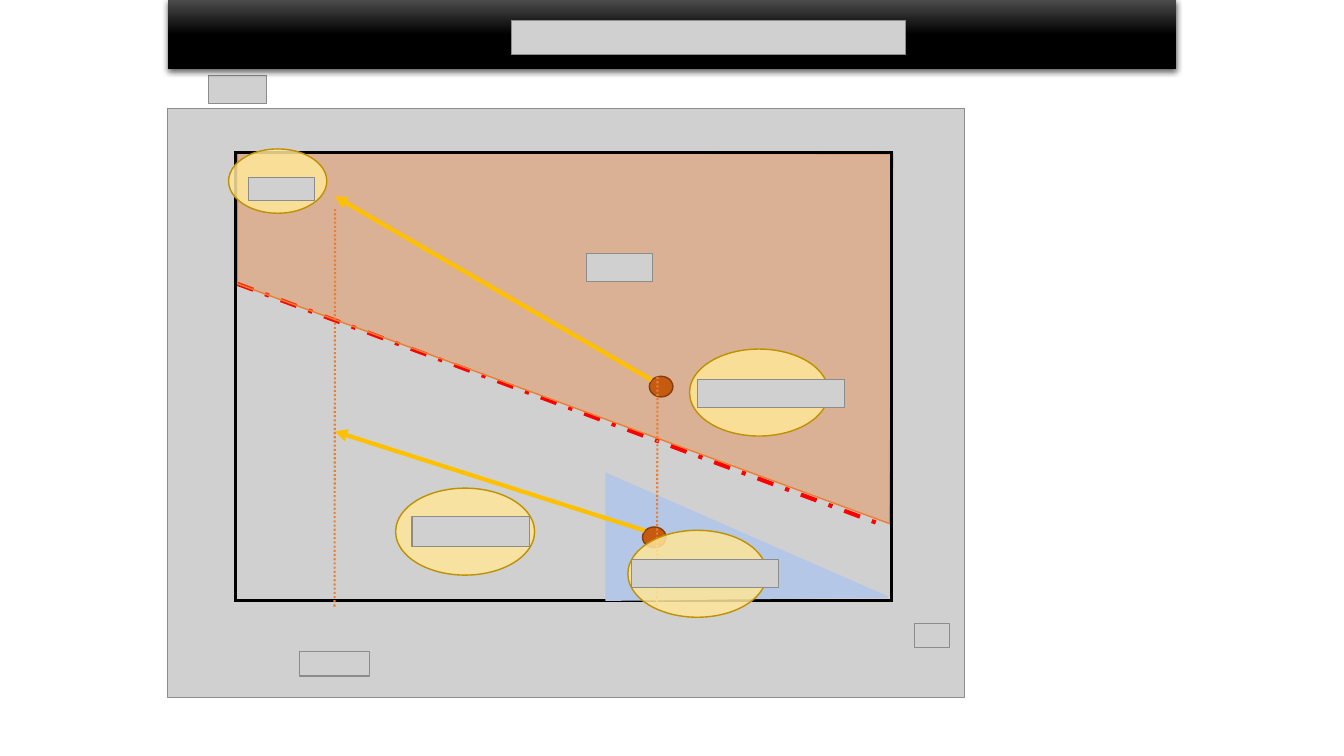
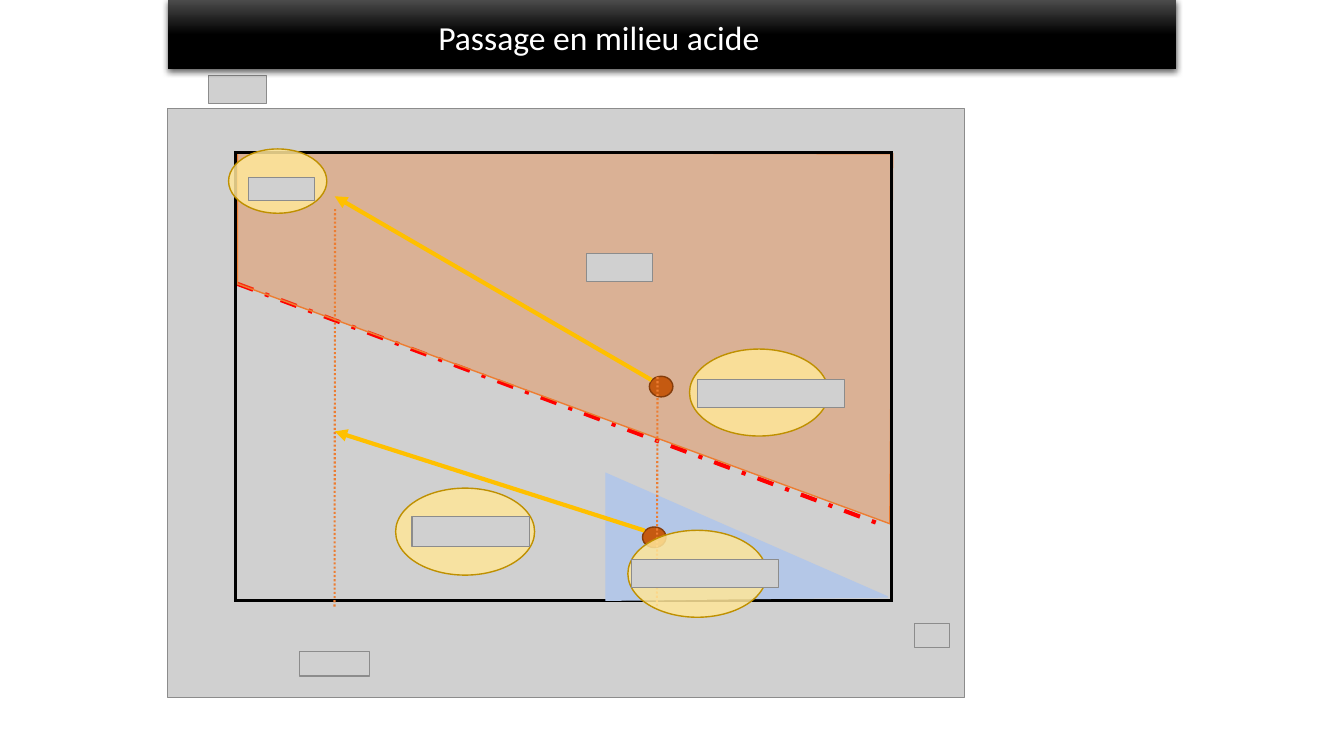
Before and after one commit to VBremaud/VBremaud.github.io, a slide deck: slide 19 of assets/pptx/LC23.pptx. Drawn at 1344x756 pixels with LibreOffice and Linux fonts; fonts in the diff are those of the drawing; grey boxes stand for pictures. Boxes give left, top, right and bottom in pixels: in the first picture for what was removed or moved away, otherwise in the second. Text is boxed around its words. In the diff, an @@ line names an element or a change of style, - is before the commit and + after.

```diff
--- a/assets/pptx/LC23.pptx
+++ b/assets/pptx/LC23.pptx
@@ text added at (438,26,759,56), 24 pt, text #FFFFFF @@
+Passage en milieu acide
@@ picture removed at (511,20,905,54) @@
```
